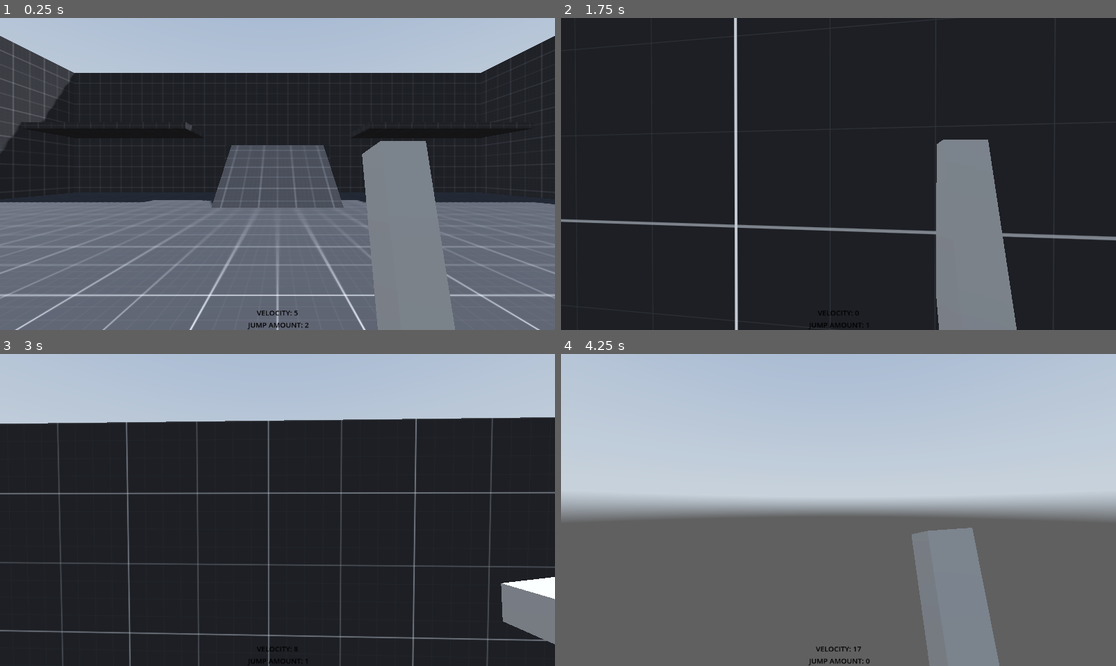
Above: before the commit, frames 1-4 (two rows, left to right).
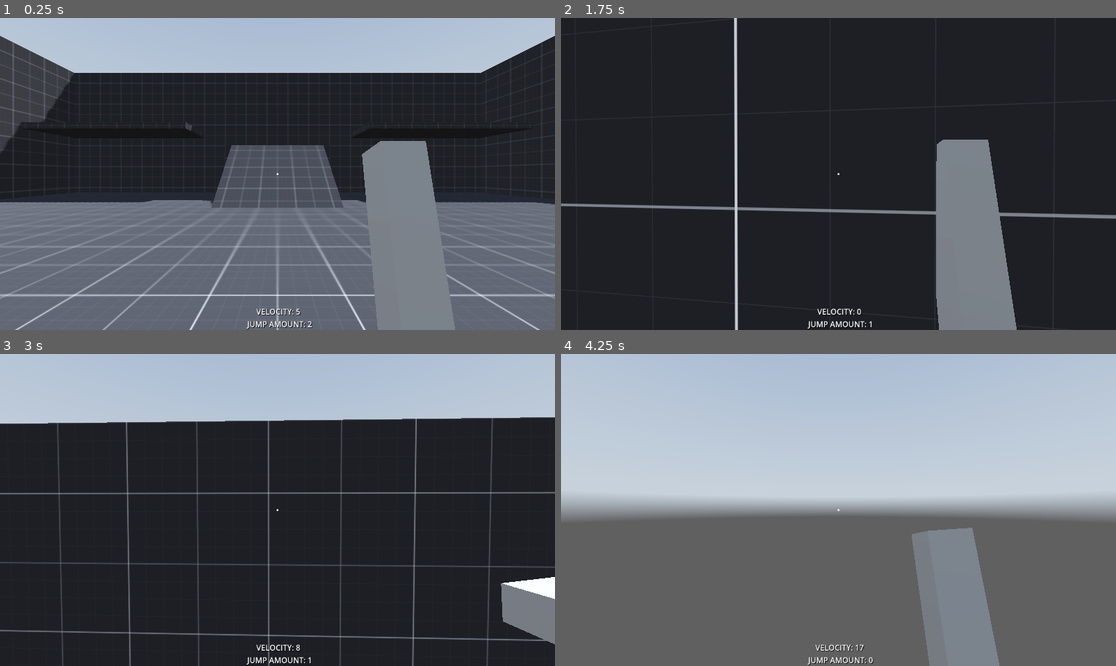
Above: after the commit, the same moments.

Repository: fearbucker/FirstPersonPlatformer
Game: Godot game, scene res://Levels/Main/L_Main.tscn
The game is run twice, just before and just after one commit, with the same random seed, the same clock (stepped at 60 frames per second) and the same inputs. A sky picture missing from this copy of the repository is replaced by a grey-blue gradient.
Inputs (mouse positions are in pixels of both pictures, inside the frame that each line leads up to):
- Up to frame 1 (0.25 s): no input
- Up to frame 2 (1.75 s): move the mouse to (866, 174) at 0.52 s; hold W (move_forward) from 0.53 s (still down); tap Space (jump) at 0.6, 0.77, 1.07, 1.52, 1.55 s; click (866, 174) at 0.67 s; move the mouse to (810, 174) at 1.27 s; click (810, 174) at 1.35 s
- Up to frame 3 (3 s): keep holding W (move_forward); tap Space (jump) at 1.82, 2.3 s; move the mouse to (288, 503) at 2.02 s; hold Ctrl (crouch) 2.03-2.78 s; move the mouse to (271, 516) at 2.77 s; tap E (ePress) at 2.85 s; click (271, 516) at 2.92 s
- Up to frame 4 (4.25 s): keep holding W (move_forward); tap Space (jump) at 3.02, 3.05, 3.32, 3.77, 3.8, 4.07 s; move the mouse to (877, 513) at 3.52 s; hold Shift (sprint) from 3.53 s (still down)

The runs differ from the first frame. In frame 1, 0.3% of the frame differs, in the area x 44-57%, y 49-100%; in frame 2, 2.2%, in the area x 0-100%, y 0-100%; in frame 3, 0.2%; in frame 4, 0.3%.

Commit message:
Crosshair, view bobbing added

Diff:
--- a/Levels/Main/L_Main.tscn
+++ b/Levels/Main/L_Main.tscn
@@ -56,9 +56,11 @@
 [sub_resource type="ConcavePolygonShape3D" id="ConcavePolygonShape3D_do582"]
 data = PackedVector3Array(-7, 0.25, 2, 7, 0.25, 2, -7, -0.25, 2, 7, 0.25, 2, 7, -0.25, 2, -7, -0.25, 2, 7, 0.25, -2, -7 …(392 unchanged characters)…
 
-[sub_resource type="SphereMesh" id="SphereMesh_82sk7"]
-
-[sub_resource type="SphereShape3D" id="SphereShape3D_nkj1s"]
+[sub_resource type="BoxMesh" id="BoxMesh_nijrd"]
+size = Vector3(2.255, 0.23, 1.46)
+
+[sub_resource type="ConvexPolygonShape3D" id="ConvexPolygonShape3D_0k0iw"]
+points = PackedVector3Array(1.10664, 0.113419, 0.73, -1.1454, -0.132897, -0.747897, -1.11813, 0.114676, -0.73, -1.1454, -0.132897, 0.755437, 1.1454, -0.132897, -0.747897, 1.1454, -0.132897, 0.755437, 1.11813, 0.114676, -0.73, -1.10664, 0.113419, 0.73)
 
 [sub_resource type="PanoramaSkyMaterial" id="PanoramaSkyMaterial_02f4c"]
 panorama = ExtResource("6_udrwv")
@@ -78,8 +80,6 @@
 volumetric_fog_enabled = true
 volumetric_fog_density = 0.01
 
-[sub_resource type="FontVariation" id="FontVariation_d826y"]
-
 [node name="L_Main" type="Node3D"]
 script = ExtResource("1_km1jj")
 
@@ -268,10 +268,10 @@
 transform = Transform3D(1, 0, 0, 0, 1, 0, 0, 0, 1, 0, 0.951402, 4.71378)
 
 [node name="MeshInstance3D" type="MeshInstance3D" parent="ArenaGeometry/RigidBody3D"]
-mesh = SubResource("SphereMesh_82sk7")
-
-[node name="CollisionShape3D" type="CollisionShape3D" parent="ArenaGeometry/RigidBody3D"]
-shape = SubResource("SphereShape3D_nkj1s")
+mesh = SubResource("BoxMesh_nijrd")
+
+[node name="CollisionShape3D2" type="CollisionShape3D" parent="ArenaGeometry/RigidBody3D"]
+shape = SubResource("ConvexPolygonShape3D_0k0iw")
 
 [node name="TooSteep2" type="MeshInstance3D" parent="ArenaGeometry"]
 transform = Transform3D(0.5, 0.866025, 0, -0.866025, 0.5, 0, 0, 0, 1, -16.5, 5.5, 8)
@@ -299,15 +299,13 @@
 anchor_top = 1.0
 anchor_right = 0.5
 anchor_bottom = 1.0
-offset_left = -17.0
-offset_top = -34.0
-offset_right = 17.0
+offset_left = -594.0
+offset_top = -348.0
+offset_right = -554.0
+offset_bottom = -325.0
 grow_horizontal = 2
 grow_vertical = 0
-size_flags_vertical = 1
-theme_override_colors/font_color = Color(0, 0, 0, 1)
-theme_override_fonts/font = SubResource("FontVariation_d826y")
-theme_override_font_sizes/font_size = 15
-text = "TEST"
+theme_override_colors/font_shadow_color = Color(0, 0, 0, 1)
+theme_override_colors/font_outline_color = Color(0, 0, 0, 1)
 horizontal_alignment = 1
 script = ExtResource("7_c533u")
--- a/Player/Head.gd
+++ b/Player/Head.gd
@@ -8,6 +8,7 @@
 @onready var animation_player = $AnimationPlayer
 @onready var weapon_pivot = $Camera/WeaponPivot
 @onready var player = $".."
+@onready var camera_animations = $Camera/camera_animations
 
 @export var mouse_sensitivity := 2.0
 @export var y_limit := 90.0
@@ -37,11 +38,17 @@
 		mouse_axis = event.relative
 		camera_rotation()
 
+func head_bob():
+	if player.is_on_floor() and player.velocity.length() > 6:
+		camera_animations.play("head_bob")
+	else:
+		camera_animations.play("RESET")
 
 # Called every physics tick. 'delta' is constant
 func _physics_process(delta: float) -> void:
 	var joystick_axis := Input.get_vector(&"look_left", &"look_right",
 			&"look_down", &"look_up")
+	head_bob()
 
 	if picked_object == null:
 		weapon_pivot.visible = true
--- a/Player/Head.tscn
+++ b/Player/Head.tscn
@@ -1,48 +1,62 @@
-[gd_scene load_steps=8 format=3 uid="uid://b8drbos167vf8"]
+[gd_scene load_steps=13 format=3 uid="uid://b8drbos167vf8"]
 
 [ext_resource type="Script" path="res://Player/Head.gd" id="1_enjfg"]
+[ext_resource type="Texture2D" uid="uid://catc6bshmjlrl" path="res://Player/Assets/crosshair001.png" id="2_5qd2e"]
 
 [sub_resource type="BoxMesh" id="BoxMesh_qyh2c"]
 
-[sub_resource type="Animation" id="Animation_3asar"]
-resource_name = "idle"
-length = 3.0
+[sub_resource type="Animation" id="Animation_wdsmr"]
+resource_name = "head_bob"
+length = 0.5
 loop_mode = 1
 tracks/0/type = "value"
 tracks/0/imported = false
 tracks/0/enabled = true
-tracks/0/path = NodePath("Camera/WeaponPivot:rotation")
-tracks/0/interp = 1
-tracks/0/loop_wrap = true
-tracks/0/keys = {
-"times": PackedFloat32Array(0),
-"transitions": PackedFloat32Array(-2),
-"update": 0,
-"values": [Vector3(0, 0, 0)]
-}
-tracks/1/type = "value"
-tracks/1/imported = false
-tracks/1/enabled = true
-tracks/1/path = NodePath("Camera/WeaponPivot/WeaponMesh:position")
-tracks/1/interp = 1
-tracks/1/loop_wrap = true
-tracks/1/keys = {
-"times": PackedFloat32Array(0, 1.5),
-"transitions": PackedFloat32Array(-2, -2),
-"update": 0,
-"values": [Vector3(0.28, -0.425, -0.4), Vector3(0.28, -0.465, -0.4)]
-}
-tracks/2/type = "value"
-tracks/2/imported = false
-tracks/2/enabled = true
-tracks/2/path = NodePath("Camera/WeaponPivot/WeaponMesh:rotation")
-tracks/2/interp = 1
-tracks/2/loop_wrap = true
-tracks/2/keys = {
-"times": PackedFloat32Array(0, 1.5),
-"transitions": PackedFloat32Array(-2, -2),
-"update": 0,
-"values": [Vector3(-0.195477, 0, 0), Vector3(-0.195477, 0, 0.10472)]
+tracks/0/path = NodePath(".:position")
+tracks/0/interp = 1
+tracks/0/loop_wrap = true
+tracks/0/keys = {
+"times": PackedFloat32Array(0, 0.2),
+"transitions": PackedFloat32Array(1, 1),
+"update": 0,
+"values": [Vector3(0, 0, 0), Vector3(0, -0.3, 0)]
+}
+
+[sub_resource type="Animation" id="Animation_rh41x"]
+length = 0.001
+tracks/0/type = "value"
+tracks/0/imported = false
+tracks/0/enabled = true
+tracks/0/path = NodePath(".:position")
+tracks/0/interp = 1
+tracks/0/loop_wrap = true
+tracks/0/keys = {
+"times": PackedFloat32Array(0),
+"transitions": PackedFloat32Array(1),
+"update": 0,
+"values": [Vector3(0, 0, 0)]
+}
+
+[sub_resource type="Animation" id="Animation_8dby8"]
+resource_name = "reset"
+tracks/0/type = "value"
+tracks/0/imported = false
+tracks/0/enabled = true
+tracks/0/path = NodePath(".:position")
+tracks/0/interp = 1
+tracks/0/loop_wrap = true
+tracks/0/keys = {
+"times": PackedFloat32Array(0),
+"transitions": PackedFloat32Array(1),
+"update": 0,
+"values": [Vector3(0, 0, 0)]
+}
+
+[sub_resource type="AnimationLibrary" id="AnimationLibrary_bd2ej"]
+_data = {
+"RESET": SubResource("Animation_rh41x"),
+"head_bob": SubResource("Animation_wdsmr"),
+"reset": SubResource("Animation_8dby8")
 }
 
 [sub_resource type="Animation" id="Animation_htxt2"]
@@ -136,6 +150,47 @@
 "values": [Vector3(0, 0, 0), Vector3(0, 2.35619, 0)]
 }
 
+[sub_resource type="Animation" id="Animation_3asar"]
+resource_name = "idle"
+length = 3.0
+loop_mode = 1
+tracks/0/type = "value"
+tracks/0/imported = false
+tracks/0/enabled = true
+tracks/0/path = NodePath("Camera/WeaponPivot:rotation")
+tracks/0/interp = 1
+tracks/0/loop_wrap = true
+tracks/0/keys = {
+"times": PackedFloat32Array(0),
+"transitions": PackedFloat32Array(-2),
+"update": 0,
+"values": [Vector3(0, 0, 0)]
+}
+tracks/1/type = "value"
+tracks/1/imported = false
+tracks/1/enabled = true
+tracks/1/path = NodePath("Camera/WeaponPivot/WeaponMesh:position")
+tracks/1/interp = 1
+tracks/1/loop_wrap = true
+tracks/1/keys = {
+"times": PackedFloat32Array(0, 1.5),
+"transitions": PackedFloat32Array(-2, -2),
+"update": 0,
+"values": [Vector3(0.28, -0.425, -0.4), Vector3(0.28, -0.465, -0.4)]
+}
+tracks/2/type = "value"
+tracks/2/imported = false
+tracks/2/enabled = true
+tracks/2/path = NodePath("Camera/WeaponPivot/WeaponMesh:rotation")
+tracks/2/interp = 1
+tracks/2/loop_wrap = true
+tracks/2/keys = {
+"times": PackedFloat32Array(0, 1.5),
+"transitions": PackedFloat32Array(-2, -2),
+"update": 0,
+"values": [Vector3(-0.195477, 0, 0), Vector3(-0.195477, 0, 0.10472)]
+}
+
 [sub_resource type="Animation" id="Animation_pxprf"]
 resource_name = "wallrun"
 length = 3.0
@@ -199,11 +254,16 @@
 transform = Transform3D(1, 0, 0, 0, 1, 0, 0, 0, 1, 0, 0, -4)
 
 [node name="WeaponPivot" type="Node3D" parent="Camera"]
-transform = Transform3D(1, 0, 0, 0, 1, 0, 0, 0, 1, 0, 0, 0)
 
 [node name="WeaponMesh" type="MeshInstance3D" parent="Camera/WeaponPivot"]
 transform = Transform3D(0.1, 0, 0, 0, 0.980955, 0.0194234, 0, -0.194234, 0.0980955, 0.28, -0.425, -0.4)
 mesh = SubResource("BoxMesh_qyh2c")
+
+[node name="camera_animations" type="AnimationPlayer" parent="Camera"]
+playback_default_blend_time = 1.0
+libraries = {
+"": SubResource("AnimationLibrary_bd2ej")
+}
 
 [node name="AnimationPlayer" type="AnimationPlayer" parent="."]
 autoplay = "idle"
@@ -212,4 +272,9 @@
 "": SubResource("AnimationLibrary_r7p7d")
 }
 
+[node name="HUDCamera" type="Camera2D" parent="."]
+
+[node name="Sprite2D" type="Sprite2D" parent="HUDCamera"]
+texture = ExtResource("2_5qd2e")
+
 [connection signal="animation_finished" from="AnimationPlayer" to="." method="_on_animation_player_animation_finished"]
--- /dev/null
+++ b/Player/InfoText.gd
@@ -0,0 +1,17 @@
+extends Label
+
+# Called when the node enters the scene tree for the first time.
+func _ready():
+	# Connect to the signals from the MovementController
+	var movement_controller = $../MovementController  # Replace with the actual path to your MovementController
+	if movement_controller:
+		movement_controller.connect("velocity_changed", self, "_on_velocity_changed")
+		movement_controller.connect("jump_amount_changed", self, "_on_jump_amount_changed")
+
+# Signal handler for velocity_changed
+func _on_velocity_changed(velocity):
+	text = "Velocity: " + str(velocity)
+
+# Signal handler for jump_amount_changed
+func _on_jump_amount_changed(jump_amount):
+	text += "\nJump Amount: " + str(jump_amount)
--- a/Player/MovementController.gd
+++ b/Player/MovementController.gd
@@ -1,6 +1,10 @@
 extends CharacterBody3D
 
 class_name MovementController
+
+# Define signals for velocity and jump_amount
+signal velocity_changed(velocity)
+signal jump_amount_changed(jump_amount)
 
 @export var gravity_multiplier := 3.0
 @export var speed := 20
@@ -85,6 +89,13 @@
 	sprint()
 	jump()
 
+	# After updating velocity
+	emit_signal("velocity_changed", velocity)
+
+	# After reducing jump_amount
+	emit_signal("jump_amount_changed", jump_amount)
+
+
 	if is_in_low_gravity:
 		low_gravity_timer += delta
 		if low_gravity_timer >= low_gravity_duration:
--- a/Player/Player.tscn
+++ b/Player/Player.tscn
@@ -17,6 +17,9 @@
 
 [node name="Head" parent="." index="2" instance=ExtResource("2_41iu1")]
 
+[node name="WeaponMesh" parent="Head/Camera/WeaponPivot" index="0"]
+transform = Transform3D(0.1, 0, 0, 0, 0.980955, 0.0194234, 0, -0.194234, 0.0980955, 0.28, -0.425, -0.4)
+
 [node name="Sprint" type="Node" parent="." index="3"]
 script = ExtResource("3_bgqcu")
 
--- a/Player/WallRunCam.gd
+++ b/Player/WallRunCam.gd
@@ -28,7 +28,6 @@
 	local_pos = collision.to_local(collision.position)
 	side = get_side(local_pos)
 	if player.is_wall_running:
-		print(collision.to_local(collision.position))
 		if side == "LEFT":
 			wall_run_current_angle = delta * -15
 			wall_run_current_angle = clamp(wall_run_current_angle, -wall_run_angle, wall_run_angle)
Not shown: 1 places in Levels/Main/L_Main.tscn that only renumber resources
Binary file added: Player/Assets/crosshair001.png
Not shown, added: Player/Assets/crosshair001.png.import
